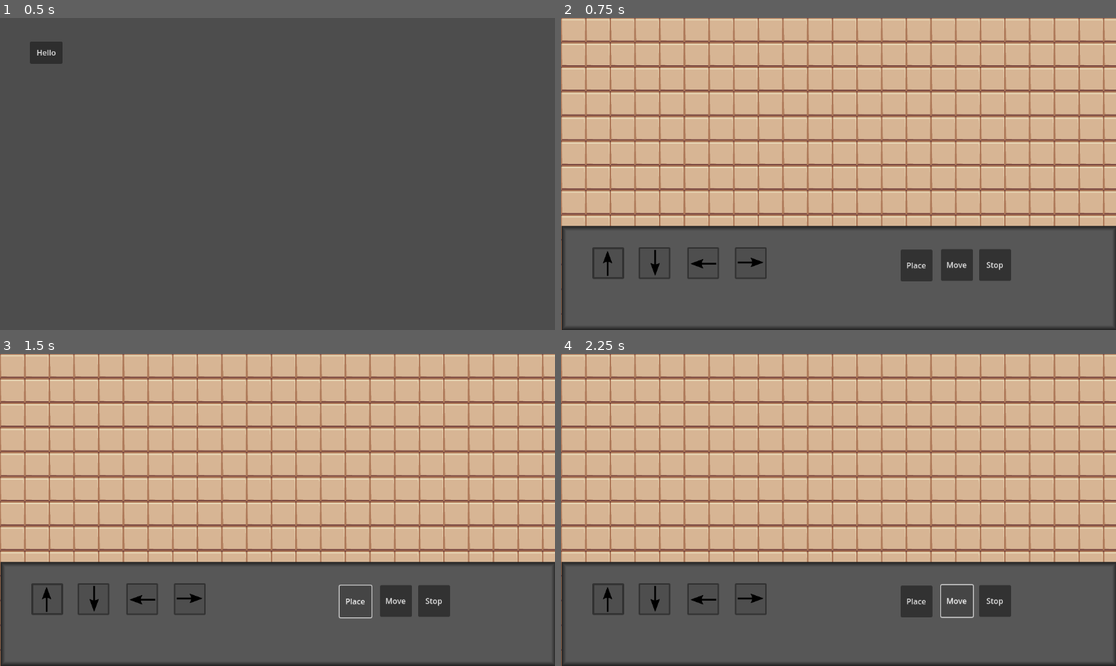
Above: before the commit, frames 1-4 (two rows, left to right).
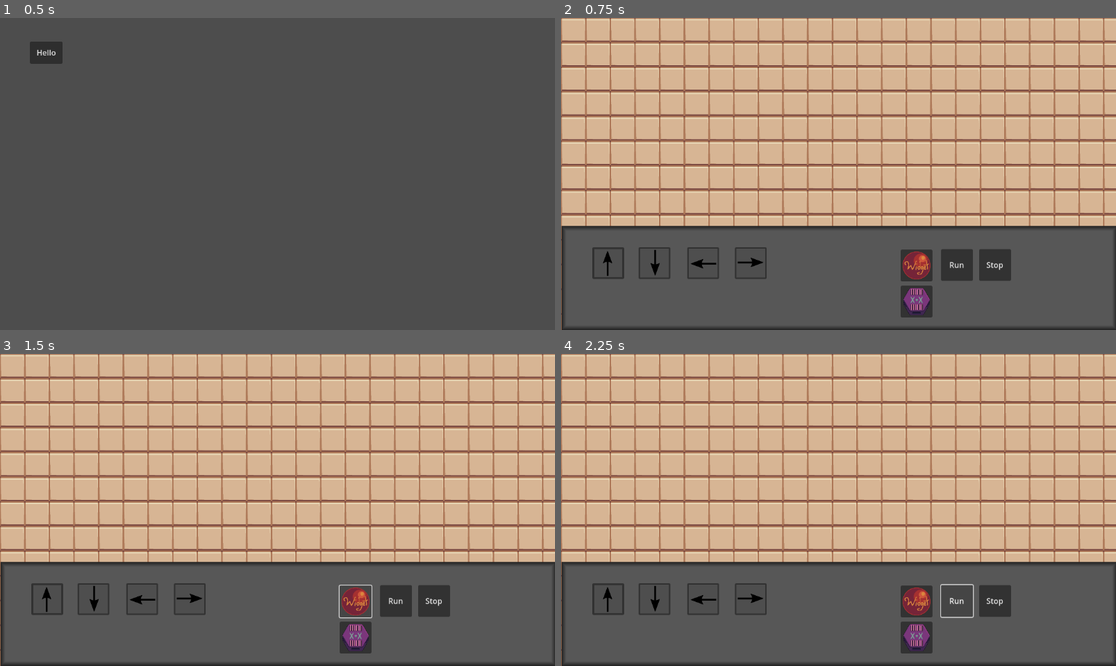
Above: after the commit, the same moments.

Repository: Salanmander/Roguetronics
Game: Godot game, scene res://Menu/main__menu.tscn
The game is run twice, just before and just after one commit, with the same random seed, the same clock (stepped at 60 frames per second) and the same inputs. The engine's default icon, where the game draws it, is replaced by a stand-in: a white triangle on a blue panel in a dark square.
Inputs (mouse positions are in pixels of both pictures, inside the frame that each line leads up to):
- Up to frame 1 (0.5 s): no input
- Up to frame 2 (0.75 s): click "Hello" at 0.5 s
- Up to frame 3 (1.5 s): click (355, 600) at 1.25 s
- Up to frame 4 (2.25 s): click "Move" (after the commit: "Run") at 2 s

Frame 1 is identical in both runs. In frame 2, 1.0% of the frame differs, in the area x 61-74%, y 74-96%; in frame 3, 1.0%; in frame 4, 1.0%.

Commit message:
Added place combiner button
It doesn't actually place combiners right now. It also places assemblies, but it centers them on *edges*!

Diff:
--- a/Factory/Assembly/assembly.gd
+++ b/Factory/Assembly/assembly.gd
@@ -20,7 +20,7 @@
 	add_widget(wid2)
 	pass # Replace with function body.
 
-func run(new_cycle):
+func run_to(new_cycle:float):
 	var dLeft:float = 0
 	var dRight:float = 0
 	var dDown:float = 0
@@ -52,6 +52,6 @@
 	new_widget.nudged.connect(_on_widget_nudged)
 	pass
 
-func _on_widget_nudged(delta):
+func _on_widget_nudged(delta:Vector2):
 	nudges.append(delta)
 	pass
--- a/Factory/factory.tscn
+++ b/Factory/factory.tscn
@@ -1,10 +1,12 @@
-[gd_scene load_steps=11 format=3 uid="uid://dksdy6hagfrlo"]
+[gd_scene load_steps=13 format=3 uid="uid://dksdy6hagfrlo"]
 
 [ext_resource type="Texture2D" uid="uid://c75ii64xae637" path="res://Factory/icon.png" id="1_uqvcs"]
 [ext_resource type="Texture2D" uid="uid://ntfyndnf1obk" path="res://Factory/box.png" id="2_5b2d0"]
 [ext_resource type="Texture2D" uid="uid://bqsb5r8n4oaa" path="res://Factory/floor.png" id="3_dkgit"]
+[ext_resource type="Texture2D" uid="uid://boj4b0l32qimb" path="res://Factory/Widget/widget.png" id="3_kb4iw"]
 [ext_resource type="Script" path="res://Factory/factory_floor.gd" id="3_ulfng"]
 [ext_resource type="Texture2D" uid="uid://dpvqigf2ldir8" path="res://icon.svg" id="4_fq6om"]
+[ext_resource type="Texture2D" uid="uid://0nev7mkxipas" path="res://Factory/combiner.png" id="4_wlc1q"]
 
 [sub_resource type="StyleBoxFlat" id="StyleBoxFlat_hjol2"]
 bg_color = Color(0.341176, 0.341176, 0.341176, 1)
@@ -114,31 +116,39 @@
 scale = Vector2(0.45, 0.45)
 texture = ExtResource("1_uqvcs")
 
-[node name="PlaceObject" type="Button" parent="UILayer/UI"]
+[node name="PlaceWidget" type="Button" parent="UILayer/UI"]
 layout_mode = 0
 offset_left = 704.0
 offset_top = 49.0
 offset_right = 770.0
 offset_bottom = 115.0
-text = "Place"
+icon = ExtResource("3_kb4iw")
 expand_icon = true
 
-[node name="MoveObject" type="Button" parent="UILayer/UI"]
+[node name="Run" type="Button" parent="UILayer/UI"]
 layout_mode = 0
 offset_left = 788.0
 offset_top = 48.0
 offset_right = 854.0
 offset_bottom = 114.0
-text = "Move"
+text = "Run"
 expand_icon = true
 
-[node name="StopObject" type="Button" parent="UILayer/UI"]
+[node name="Pause" type="Button" parent="UILayer/UI"]
 layout_mode = 0
 offset_left = 867.0
 offset_top = 48.0
 offset_right = 933.0
 offset_bottom = 114.0
 text = "Stop"
+expand_icon = true
+
+[node name="PlaceCombiner" type="Button" parent="UILayer/UI"]
+offset_left = 704.0
+offset_top = 124.0
+offset_right = 770.0
+offset_bottom = 190.0
+icon = ExtResource("4_wlc1q")
 expand_icon = true
 
 [node name="FactoryLayer" type="CanvasLayer" parent="."]
@@ -155,6 +165,7 @@
 [connection signal="pressed" from="UILayer/UI/DownConveyorSelect" to="FactoryLayer/FactoryFloor" method="_on_down_conveyor_select_pressed"]
 [connection signal="pressed" from="UILayer/UI/LeftConveyorSelect" to="FactoryLayer/FactoryFloor" method="_on_left_conveyor_select_pressed"]
 [connection signal="pressed" from="UILayer/UI/RightConveyorSelect" to="FactoryLayer/FactoryFloor" method="_on_right_conveyor_select_pressed"]
-[connection signal="pressed" from="UILayer/UI/PlaceObject" to="FactoryLayer/FactoryFloor" method="_on_place_object_pressed"]
-[connection signal="pressed" from="UILayer/UI/MoveObject" to="FactoryLayer/FactoryFloor" method="_on_move_object_pressed"]
-[connection signal="pressed" from="UILayer/UI/StopObject" to="FactoryLayer/FactoryFloor" method="_on_stop_object_pressed"]
+[connection signal="pressed" from="UILayer/UI/PlaceWidget" to="FactoryLayer/FactoryFloor" method="_on_place_object_pressed"]
+[connection signal="pressed" from="UILayer/UI/Run" to="FactoryLayer/FactoryFloor" method="_on_move_object_pressed"]
+[connection signal="pressed" from="UILayer/UI/Pause" to="FactoryLayer/FactoryFloor" method="_on_stop_object_pressed"]
+[connection signal="pressed" from="UILayer/UI/PlaceCombiner" to="FactoryLayer/FactoryFloor" method="_on_place_combiner_pressed"]
--- a/Factory/factory_floor.gd
+++ b/Factory/factory_floor.gd
@@ -15,6 +15,7 @@
 const NONE = 0
 const MODIFY_FLOOR = 1
 const PLACE_THING = 2
+const PLACE_COMBINER = 3
 
 var selected:int = FLOOR_TILE
 var selected_variant:int = CONVEYOR_UP_VARIANT
@@ -22,7 +23,7 @@
 var click_mode:int = NONE
 
 var assembly_packed:PackedScene = load("res://Factory/Assembly/assembly.tscn")
-var thing_to_move:Assembly
+var assemblies:Array[Assembly]
 
 
 var machine_packed:PackedScene = load("res://Factory/Machine/machine.tscn")
@@ -40,7 +41,7 @@
 			#pass
 			set_cell(FLOOR_LAYER, Vector2i(x, y), FLOOR_TILE, Vector2i(0,0))
 
-	thing_to_move = assembly_packed.instantiate()
+	assemblies = []
 	machines = []
 
 
@@ -53,7 +54,9 @@
 		cycle += delta / cycle_time
 		for machine:Machine in machines:
 			machine.run_to(cycle)
-		thing_to_move.run(cycle)
+
+		for assembly:Assembly in assemblies:
+			assembly.run_to(cycle)
 	pass
 
 
@@ -71,10 +74,39 @@
 			add_child(new_machine)
 
 		elif(click_mode == PLACE_THING):
+			var new_assembly = assembly_packed.instantiate()
+			new_assembly.position = thing_position
+			add_child(new_assembly)
+			assemblies.append(new_assembly)
 
-			thing_to_move.position = thing_position
-			if (!thing_to_move.is_inside_tree()):
-				add_child(thing_to_move)
+		elif(click_mode == PLACE_COMBINER):
+			var TOP = Vector2(0, -1)
+			var RIGHT = Vector2(1, 0)
+			var BOTTOM = Vector2(0, 1)
+			var LEFT = Vector2(-1, 0)
+
+			var directions:Array[Vector2] = [TOP, RIGHT, BOTTOM, LEFT]
+			var min_dist:float = Consts.GRID_SIZE
+			var wall_at_min_dist:Vector2
+
+			for dir in directions:
+				var edge_spot:Vector2 = dir*Consts.GRID_SIZE/2.0
+				var click_spot:Vector2 = event.position - thing_position*1.0
+				click_spot = click_spot.project(dir)
+
+				var dist:float = click_spot.distance_to(edge_spot)
+				if dist < min_dist:
+					min_dist = dist
+					wall_at_min_dist = edge_spot
+
+			if min_dist < Consts.GRID_SIZE/4:
+				var new_assembly = assembly_packed.instantiate()
+				new_assembly.position = thing_position + Vector2i(wall_at_min_dist)
+				add_child(new_assembly)
+				assemblies.append(new_assembly)
+
+			pass
+		pass
 	pass
 
 func remove_machines(grid_loc: Vector2i):
@@ -109,6 +141,9 @@
 func _on_place_object_pressed():
 	click_mode = PLACE_THING
 
+func _on_place_combiner_pressed():
+	click_mode = PLACE_COMBINER
+
 
 func _on_move_object_pressed():
 	run = true
